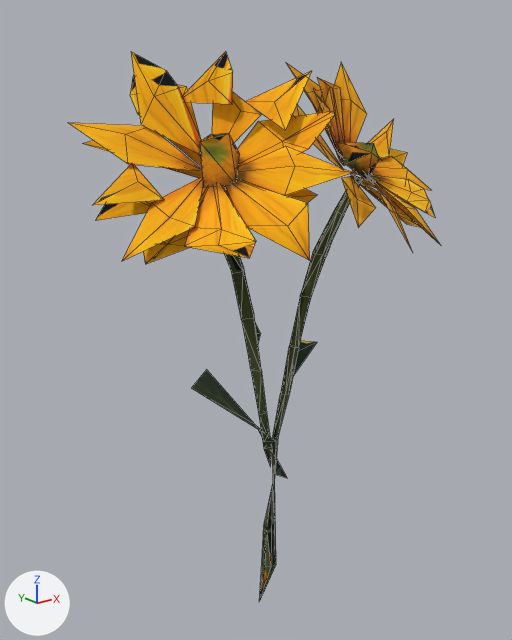
The glTF model public/assets/models-original/obj_flower_yellow.glb, before and after one commit.
Before and after are seen from a camera (50 mm lens) standing at (-0.688, -0.764, 0.387) and looking at (-0.034, 0.053, 0.06). Every picture has the same lights, and +X, +Y and +Z are marked at lower left. The older version comes first. Mesh edges are drawn as thin lines. Vertices at exactly the same position are counted once.

Objects in the first picture: 'geometry_0'.
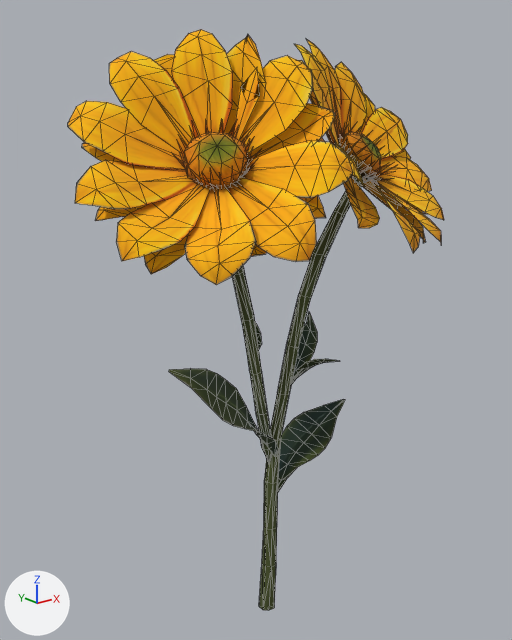
Location of each change, (x1, y1, x2, y2) in pixels of the pictures (512 x 640 px):
'geometry_0', reshaped
    before: (69, 51, 439, 602)
    after: (68, 29, 444, 610)
part 1 of me_geometry_0, added (orange)
    after: (68, 29, 444, 610)

The edits, one by one:
me_geometry_0 is used by ob_geometry_0; location (0.0, 0.0, 0.0).
me_geometry_0 had 297 vertices, 336 faces and spanned x -0.313..0.322, y -0.142..0.146, z -0.476..0.447.
me_geometry_0 now has 1014 vertices, 1137 faces and spans x -0.324..0.322, y -0.142..0.149, z -0.476..0.477.
me_geometry_0 part 1: 717 vertices added at x -0.324..0.317, y -0.142..0.149, z -0.476..0.477.
